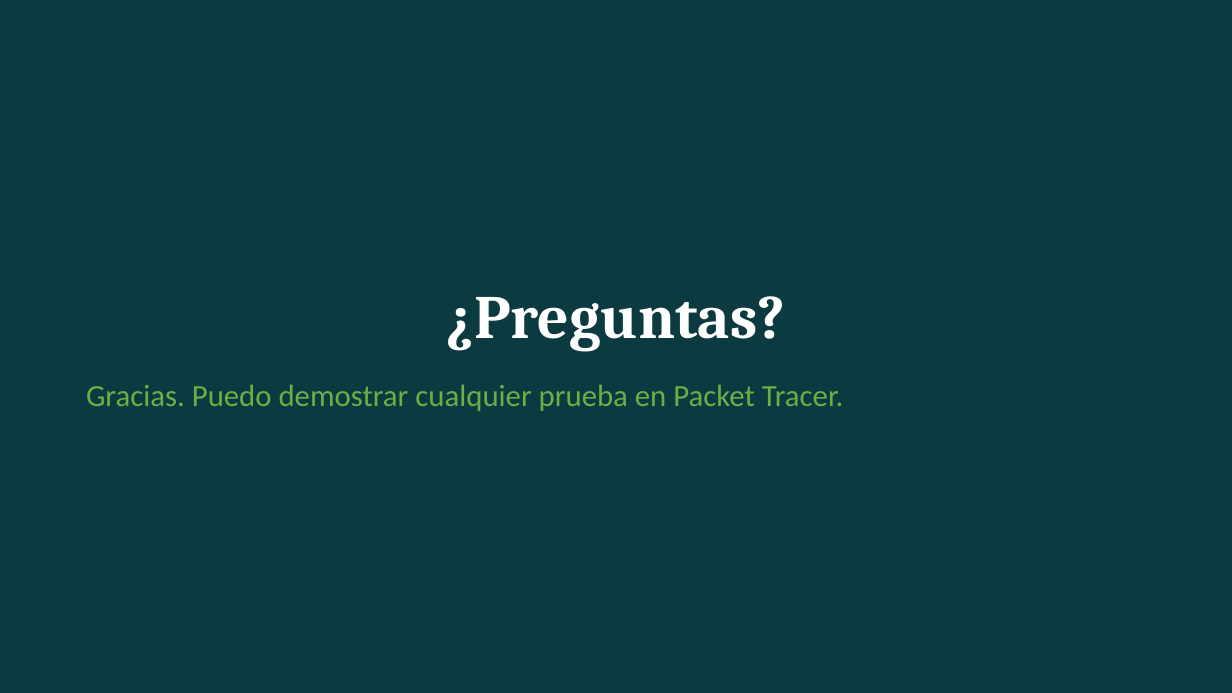
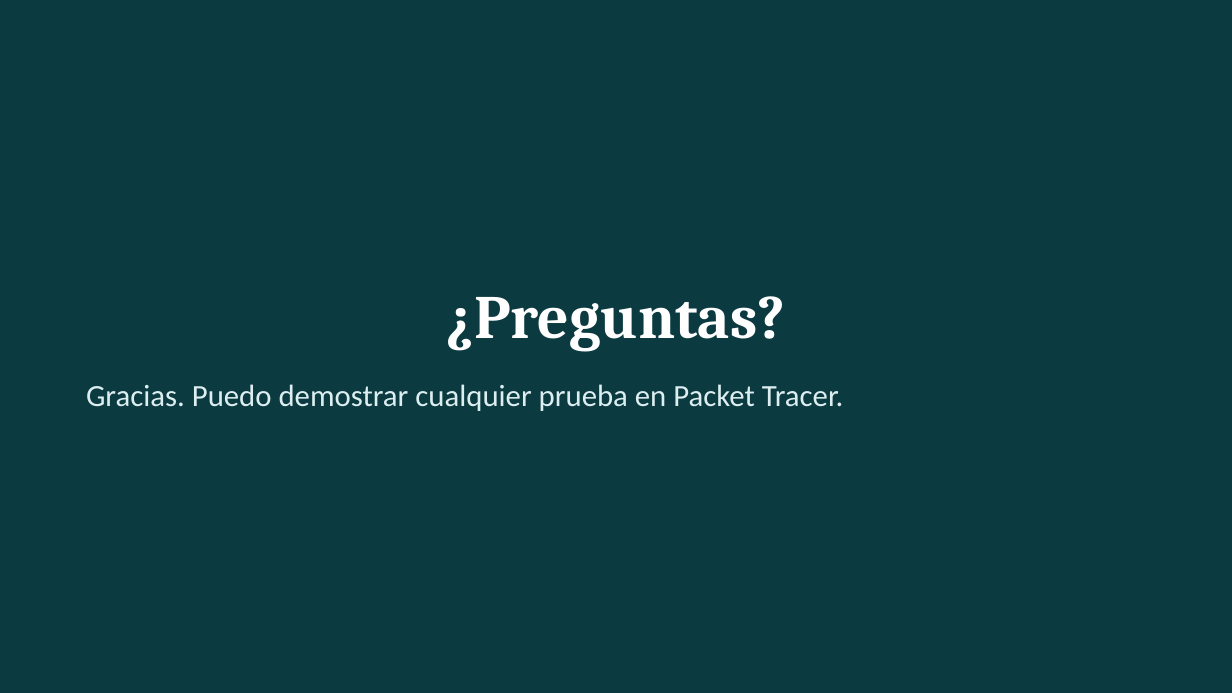
Before and after one commit to USX22/inalambricreds2, a slide deck: slide 14 of entregables/Presentacion_InnovaLogistics.pptx. Drawn at 1232x693 pixels with LibreOffice and Linux fonts; fonts in the diff are those of the drawing. Boxes give left, top, right and bottom in pixels: in the first picture for what was removed or moved away, otherwise in the second. Text is boxed around its words. In the diff, an @@ line names an element or a change of style, - is before the commit and + after.

```diff
--- a/entregables/Presentacion_InnovaLogistics.pptx
+++ b/entregables/Presentacion_InnovaLogistics.pptx
@@ text "Gracias. Puedo demostrar cualquier prueba ..." at bbox=[86, 384, 844, 411]: text colour #70AD47 to #DCEEF0 @@
```
Also in this commit, not shown: 13 other slides changed.
